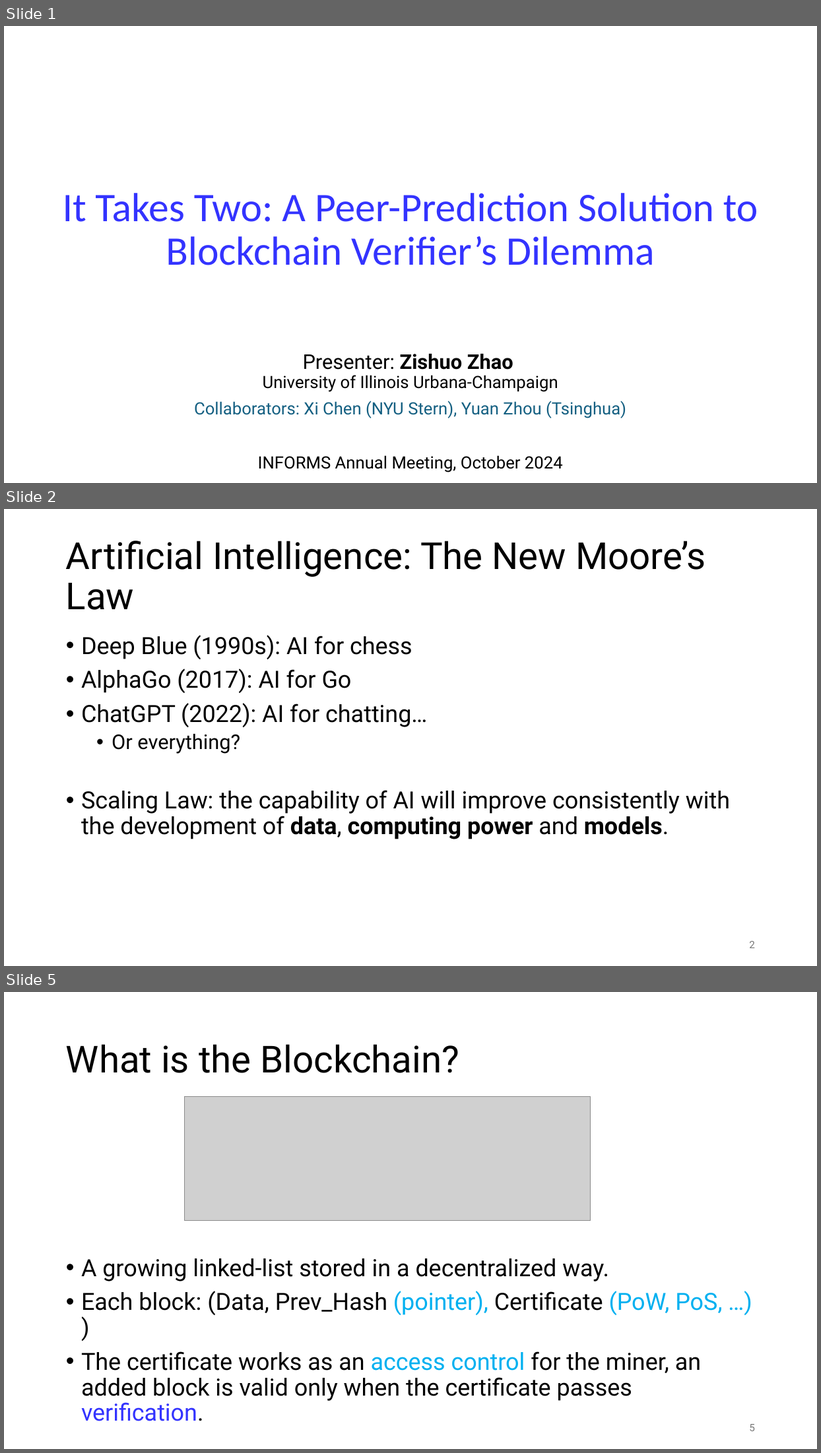
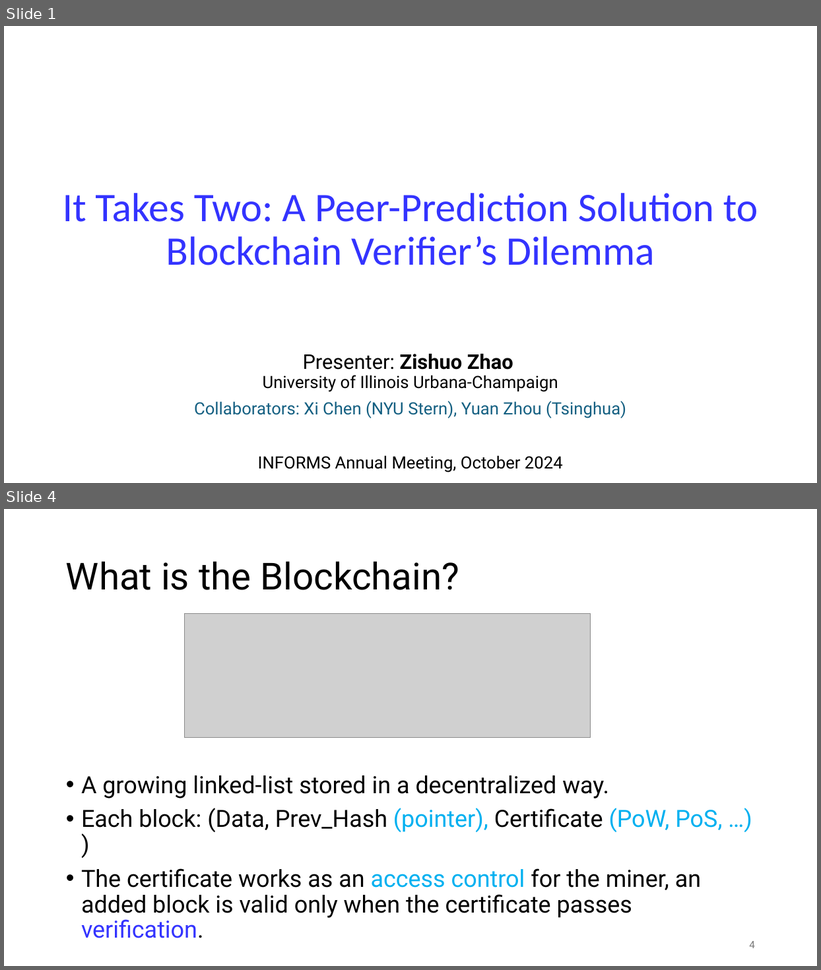
Before and after one commit to wiku30/wiku30.github.io, a slide deck: 2024/VeriPP/VeriPP_informs.pptx. Shown one above the other, each under a label of ours: slides 1, 2 and 5 before the commit, slides 1 and 4 after it; the slides between them are not shown. The pictures are 821x1453 and 821x970 pixels, drawn with LibreOffice and Linux fonts; fonts in the diff are those of the drawing; grey boxes stand for pictures. Boxes give left, top, right and bottom in pixels: in the first picture for what was removed or moved away, otherwise in the second. Text is boxed around its words. In the diff, an @@ line names an element or a change of style, - is before the commit and + after.

```diff
--- a/2024/VeriPP/VeriPP_informs.pptx
+++ b/2024/VeriPP/VeriPP_informs.pptx
@@ slide 2 removed at [4,509,817,966], background #FFFFFF @@
@@ title removed at [66,541,706,610] @@
-Artificial Intelligence: The New Moore’s Law
@@ text removed at [81,635,730,840] @@
-• Deep Blue (1990s): AI for chess
-• AlphaGo (2017): AI for Go
-• ChatGPT (2022): AI for chatting…
-  • Or everything?
-• Scaling Law: the capability of AI will improve consistently with the development of data, computing power and models.
@@ page number removed at [749,941,755,949] @@
-2
@@ what was slide 5 is now slide 4 @@
@@ page number at [749,941,755,949]: text changed @@
-5
+4
```
Also in this commit, not shown: 5 slides changed, 5 slides added, 2 other slides removed.
